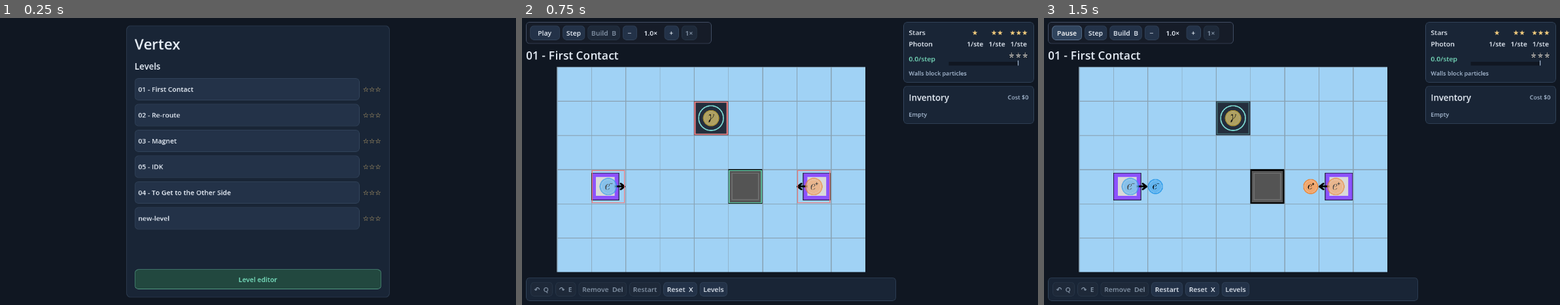
Above: before the commit, frames 1-3 (left to right).
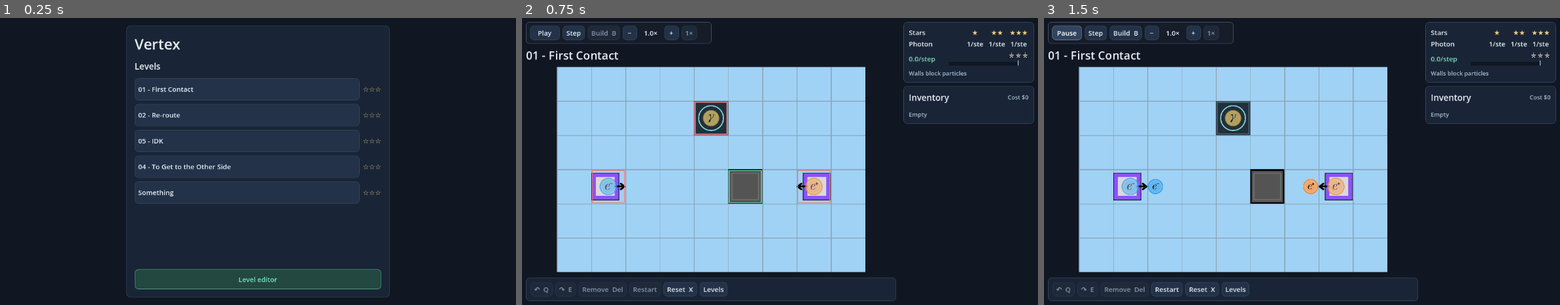
Above: after the commit, the same moments.

Repository: Breakerchap/vertex
Game: Godot game, scene res://MainScene/level_select.tscn
Two runs of this game, one before a commit and one after it. Both use one fixed random seed, a clock stepped at 60 frames per second and the inputs below.
Inputs:
- Up to frame 1 (0.25 s): no input
- Up to frame 2 (0.75 s): click "01 - First Contact" at 0.5 s
- Up to frame 3 (1.5 s): click "Play" at 1.25 s

The runs differ from the first frame. In frame 1, 0.5% of the frame differs, in the area x 26-74%, y 42-74%; in frame 2, nothing differs; in frame 3, nothing differs.

Commit message:
esc fixes

Diff:
--- a/MainScene/level_editor.gd
+++ b/MainScene/level_editor.gd
@@ -69,16 +69,12 @@
   get_tree().auto_accept_quit = true
 
 func _unhandled_key_input(event: InputEvent) -> void:
+  if is_instance_valid(test_game): return
   if event is InputEventKey and event.pressed and not event.echo and event.keycode == KEY_ESCAPE:
-    if is_instance_valid(test_game):
-      if not test_game.simulating: return
-      test_game.reset_level()
-    else:
-      if game.simulating: _reset_preview()
-      _select_move_tool()
+    if game.simulating: _reset_preview()
+    _select_move_tool()
     get_viewport().set_input_as_handled()
     return
-  if is_instance_valid(test_game): return
   if event is InputEventKey and event.pressed and not event.echo and not game.simulating:
     if event.ctrl_pressed:
       if event.keycode == KEY_S:
--- a/MainScene/level_game.gd
+++ b/MainScene/level_game.gd
@@ -451,10 +451,13 @@
       KEY_E, KEY_R: _rotate_selected(1)
       KEY_DELETE, KEY_BACKSPACE: _remove_selected()
       KEY_ESCAPE:
-        selected_building = null
-        selected_kind = ""
-        _refresh_ui()
-        queue_redraw()
+        if simulating:
+          stop_to_build()
+        else:
+          selected_building = null
+          selected_kind = ""
+          _refresh_ui()
+          queue_redraw()
     return
   _handle_board_input(event)
 
--- a/Tests/level_editor_test.gd
+++ b/Tests/level_editor_test.gd
@@ -144,6 +144,16 @@
   editor.test_game.selected_building = mirror
   editor.test_game._rotate_selected()
   assert(mirror.orientation == 3, "A building can override the level rotation mode.")
+  editor.test_game._place_building({"kind": "wall", "x": 0, "y": 4}, true)
+  var placed: Node = editor.test_game._building_at(Vector2i(0, 4))
+  editor.test_game.begin_run()
+  var playtest_escape := InputEventKey.new()
+  playtest_escape.pressed = true
+  playtest_escape.keycode = KEY_ESCAPE
+  editor._unhandled_key_input(playtest_escape)
+  editor.test_game._unhandled_input(playtest_escape)
+  assert(not editor.test_game.simulating and editor.test_game._building_at(Vector2i(0, 4)) == placed)
+  assert(mirror.orientation == 3, "Escape should retain the playtest build and rotation.")
   editor._end_playtest()
   editor._select_at(Vector2i(3, 2))
   editor._move_block(Vector2i(3, 2), Vector2i(-1, 2))
--- a/Tests/level_syntax_test.gd
+++ b/Tests/level_syntax_test.gd
@@ -78,6 +78,13 @@
   game._rotate_selected()
   game.begin_run()
   assert(game.get_playback_speed() == 1.0)
+  game.editor_playtest = false
+  key.keycode = KEY_ESCAPE
+  var placed_mirror: Node = game._building_at(Vector2i(0, 0))
+  game._unhandled_input(key)
+  assert(not game.simulating and game._building_at(Vector2i(0, 0)) == placed_mirror, "Escape should retain the player's build.")
+  game.editor_playtest = true
+  game.begin_run()
   for tick in range(roundi(SimulationGrid.TICKS_PER_STEP * SimulationGrid.GRID_TICKS_PER_STEP * game.WATCH_STEPS)):
     assert(game.forecast == null, "The player should see the machine run before a forecast starts")
     game.step_simulation(SimulationGrid.TICK)
Not shown, removed: Levels/03 - Magnet.level
Not shown, changed: Levels/05 - Magnets Stuff Going On.level
Not shown, changed: Levels/To Get To The Other Side.level
Not shown, changed: Levels/new-level.level
